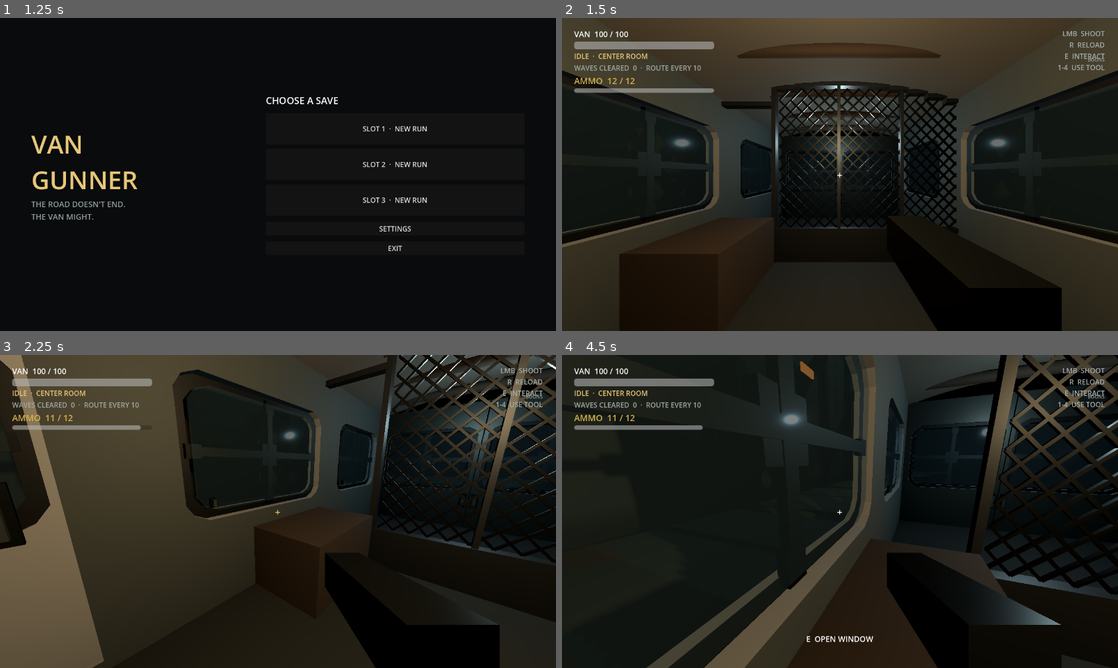
Above: before the commit, frames 1-4 (two rows, left to right).
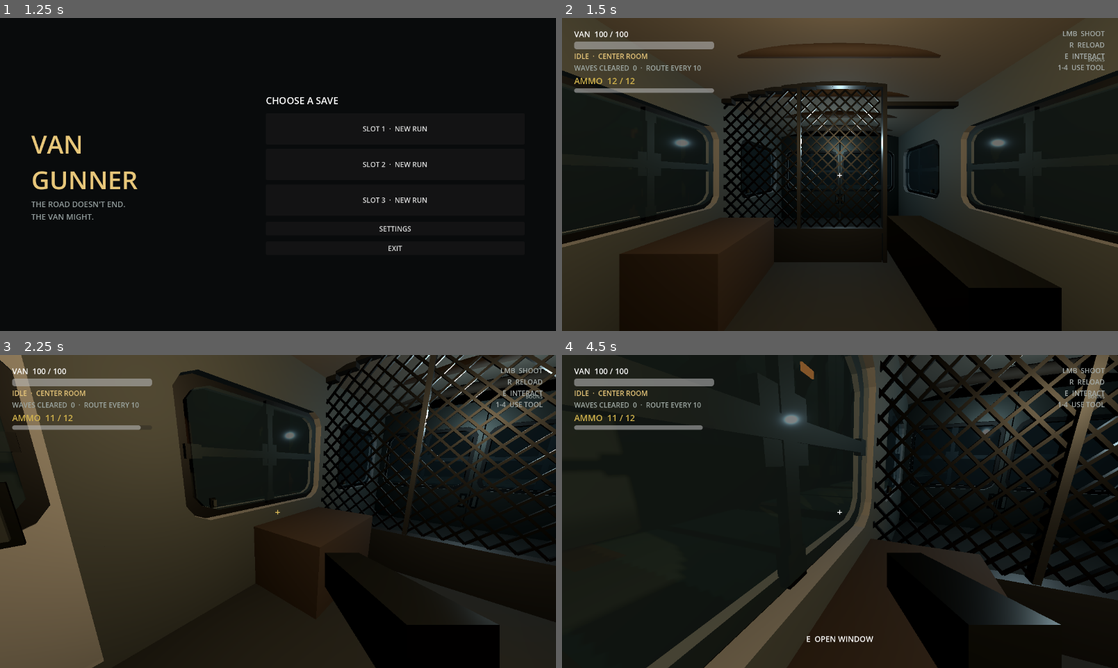
Above: after the commit, the same moments.

Repository: SebastianFreitas/van-gunner
Game: Godot game, scene res://scenes/boot/boot.tscn
Two runs of this game, one before a commit and one after it. Both use one fixed random seed, a clock stepped at 60 frames per second and the inputs below.
Inputs (mouse positions are in pixels of both pictures, inside the frame that each line leads up to):
- Up to frame 1 (1.25 s): tap Enter at 0.5 s; move the mouse to (400, 158) at 0.52 s; hold D (move_right) from 0.53 s (still down); hold E (interact) from 0.53 s (still down)
- Up to frame 2 (1.5 s): release D (move_right) at 1.25 s; release E (interact) at 1.25 s; click "SLOT 1 · NEW RUN" at 1.25 s
- Up to frame 3 (2.25 s): tap Space at 2 s; move the mouse to (250, 511) at 2.02 s; hold W (move_forward) from 2.03 s (still down); click (250, 511) at 2.1 s
- Up to frame 4 (4.5 s): keep holding W (move_forward); move the mouse to (851, 505) at 2.77 s; hold 1 (use_slot_1) 2.78-3.53 s; move the mouse to (834, 517) at 3.52 s; tap 2 (use_slot_2) at 3.6 s; move the mouse to (878, 514) at 4.27 s; hold 3 (use_slot_3) from 4.28 s (still down)

Frame 1 is identical in both runs. In frame 2, 5.9% of the frame differs, in the area x 28-72%, y 20-70%; in frame 3, 7.7%; in frame 4, 9.4%, in the area x 56-100%, y 0-77%.

Commit message:
Widen the bulkhead doorway and move it left clear of the bench.
Co-authored-by: Cursor <cursoragent@cursor.com>

Diff:
--- a/scripts/run/van_bulkhead.gd
+++ b/scripts/run/van_bulkhead.gd
@@ -6,9 +6,9 @@
 
 enum OpeningSide { LEFT, RIGHT }
 
-@export var opening_side: OpeningSide = OpeningSide.RIGHT
+@export var opening_side: OpeningSide = OpeningSide.LEFT
 @export var van_half_width := 2.36
-@export var opening_width := 1.15
+@export var opening_width := 1.55
 @export var panel_thickness := 0.12
 @export var frame_depth := 0.16
 @export var frame_thickness := 0.08
